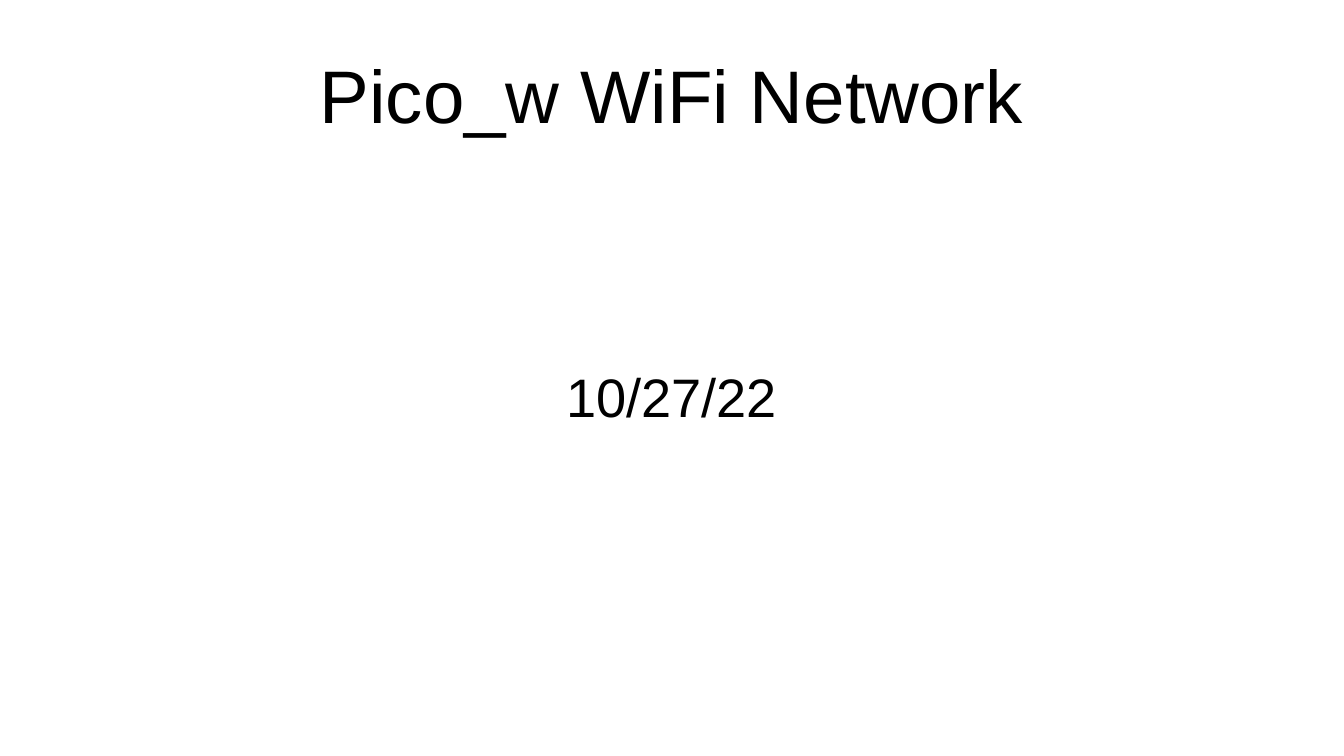
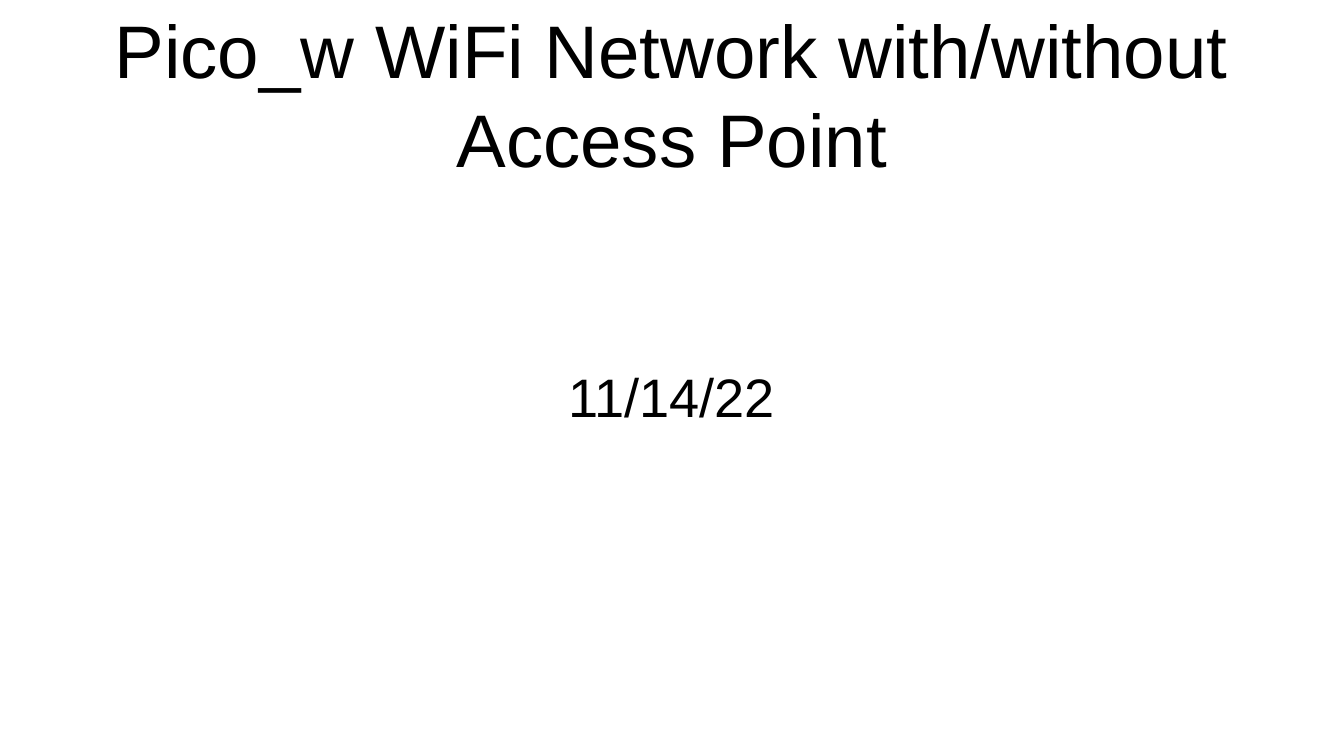
Before and after one commit to develone/my-projects-docs, a slide deck: slide 1 of pico_w-wifi-test/access-point/pico_w-ap-net.odp. Drawn at 1344x756 pixels with LibreOffice and Linux fonts; fonts in the diff are those of the drawing. Boxes give left, top, right and bottom in pixels: in the first picture for what was removed or moved away, otherwise in the second. Text is boxed around its words. In the diff, an @@ line names an element or a change of style, - is before the commit and + after.

```diff
--- a/pico_w-wifi-test/access-point/pico_w-ap-net.odp
+++ b/pico_w-wifi-test/access-point/pico_w-ap-net.odp
@@ title at <box>115,24,1227,168</box>: text changed @@
-Pico_w WiFi Network
+Pico_w WiFi Network with/without Access Point
@@ subtitle at <box>568,377,775,418</box>: text changed @@
-10/27/22
+11/14/22
```
Also in this commit, not shown: 6 slides added, 1 slide removed, 3 other files.
